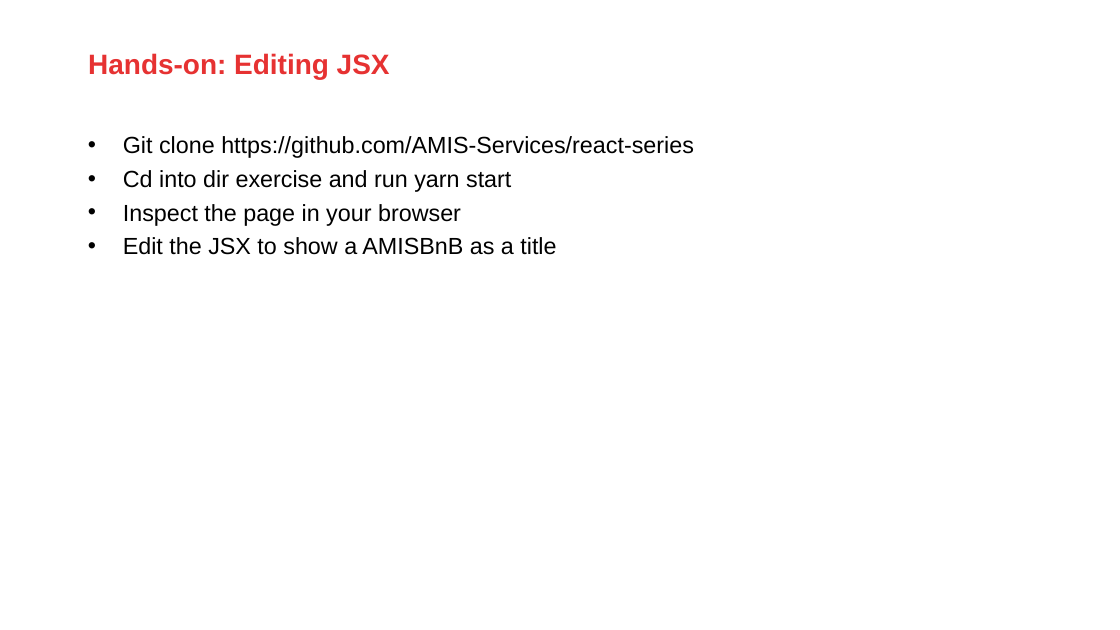
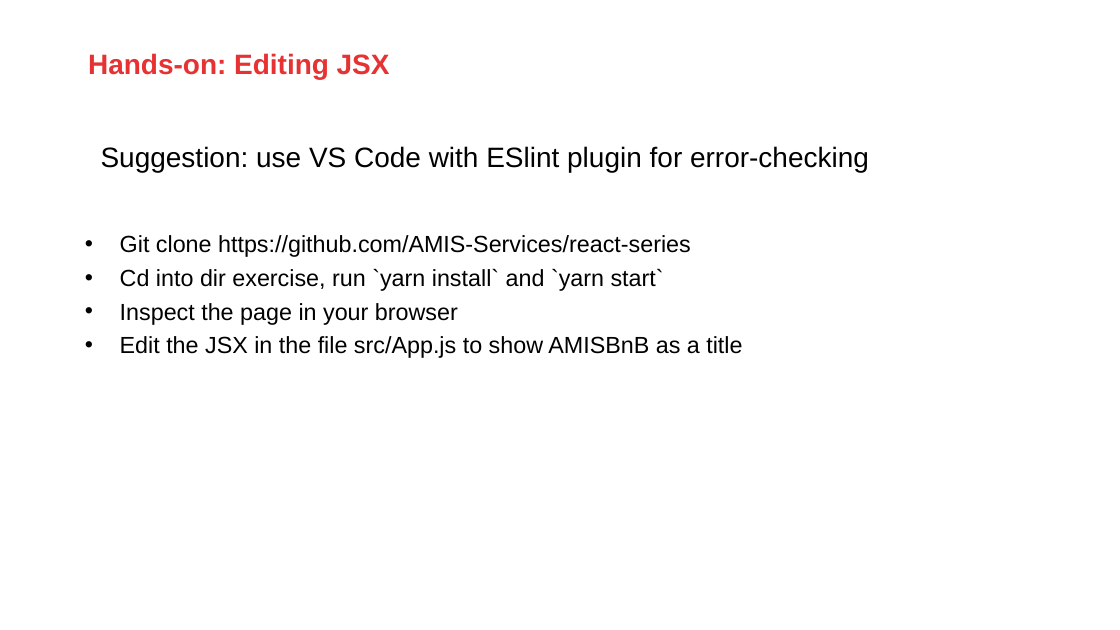
Before and after one commit to AMIS-Services/react-series, a slide deck: slide 9 of sig1/slides/SIG react 1.pptx. Drawn at 1120x630 pixels with LibreOffice and Linux fonts; fonts in the diff are those of the drawing; background and template pictures are left out. Boxes give left, top, right and bottom in pixels: in the first picture for what was removed or moved away, otherwise in the second. Text is boxed around its words. In the diff, an @@ line names an element or a change of style, - is before the commit and + after.

```diff
--- a/sig1/slides/SIG react 1.pptx
+++ b/sig1/slides/SIG react 1.pptx
@@ text added at (101,146,869,173), 18 pt, text #000000 @@
+Suggestion: use VS Code with ESlint plugin for error-checking
@@ text "Git clone https://github.com/AMIS-Services/react-series": place and size @@
-text "Git clone https://github.com/AMIS-Services/react-series" at (123,136,694,255)
+text "Git clone https://github.com/AMIS-Services/react-series" at (120,235,742,358)
@@ text at (120,268,664,291): text changed @@
-• Cd into dir exercise and run yarn start
+• Cd into dir exercise, run `yarn install` and `yarn start`
@@ text at (120,336,742,358): text changed @@
-• Edit the JSX to show a AMISBnB as a title
+• Edit the JSX in the file src/App.js to show AMISBnB as a title
```
Also in this commit, not shown: 14 other slides changed, 12 other files.
